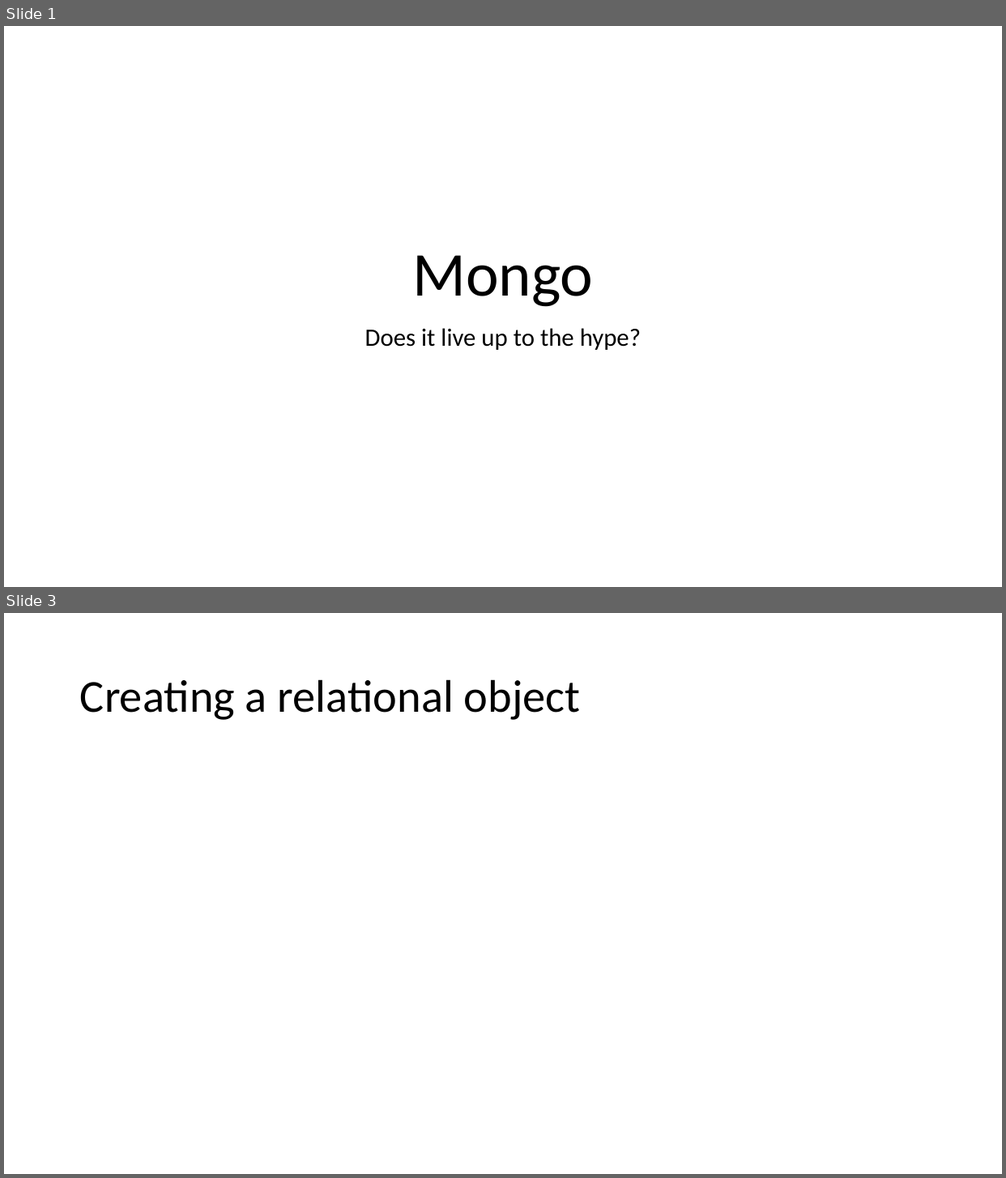
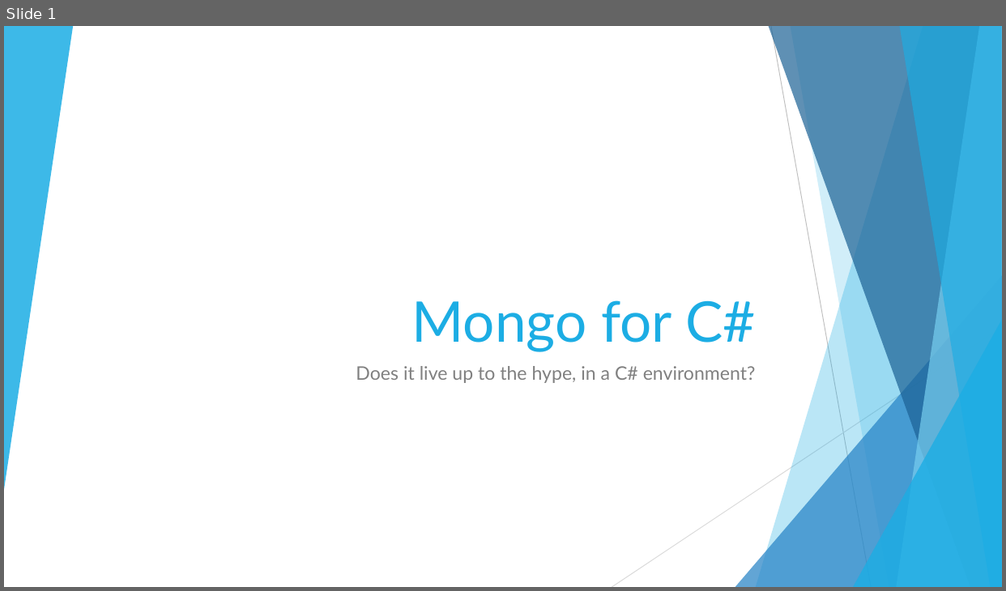
Before and after one commit to ffMathy/TurboPotato.Mongo, a slide deck: slides.pptx. Shown one above the other, each under a label of ours: slides 1 and 3 before the commit, slide 1 after it; the slides between them are not shown. The pictures are 1006x1178 and 1006x591 pixels, drawn with LibreOffice and Linux fonts; fonts in the diff are those of the drawing. Boxes give left, top, right and bottom in pixels: in the first picture for what was removed or moved away, otherwise in the second. Text is boxed around its words. In the diff, an @@ line names an element or a change of style, - is before the commit and + after.

```diff
--- a/slides.pptx
+++ b/slides.pptx
@@ slide 3 removed at (x1=4, y1=613, x2=1002, y2=1174), background #FFFFFF @@
@@ title removed at (x1=80, y1=679, x2=581, y2=720) @@
-Creating a relational object
@@ slide 1 changed as well @@
@@ group added at (x1=4, y1=26, x2=1002, y2=587): 5 freeform shapes, 3 triangles, 2 lines @@
@@ title at (x1=412, y1=301, x2=755, y2=352): text changed; size 60 to 54 pt; font Calibri to Lato; text colour #000000 to #1CADE4 @@
-Mongo
+Mongo for C#
@@ subtitle at (x1=356, y1=366, x2=756, y2=383): text changed; size 24 to 18 pt; font Calibri to Lato; text colour #000000 to #808080 @@
-Does it live up to the hype?
+Does it live up to the hype, in a C# environment?
```
Also in this commit, not shown: 1 other slide changed, 8 slides added, 2 other slides removed, 5 other files.
